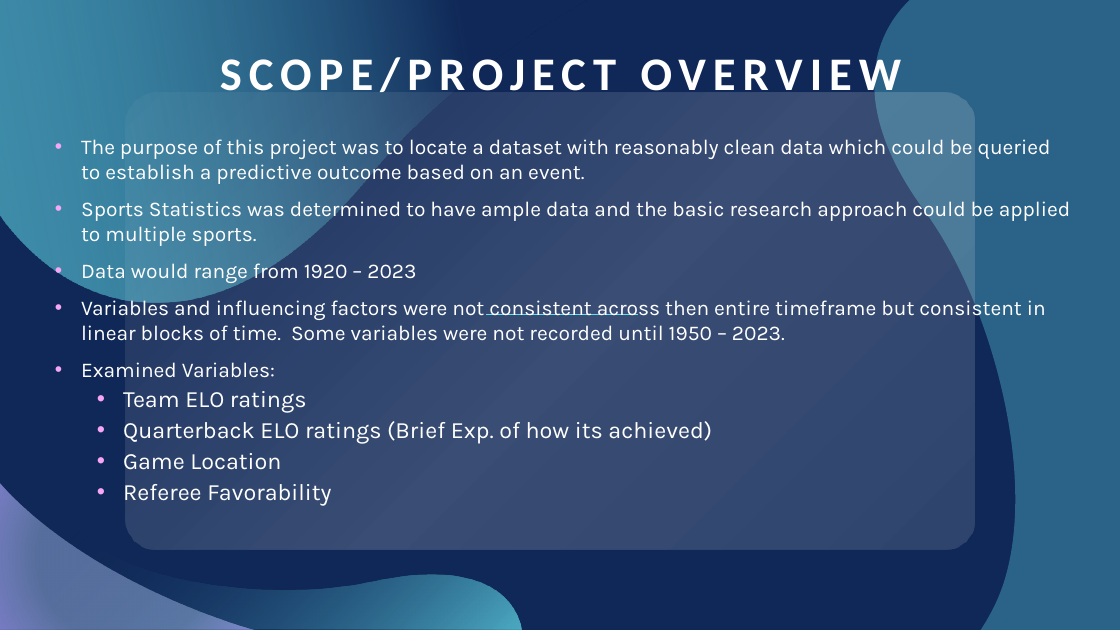
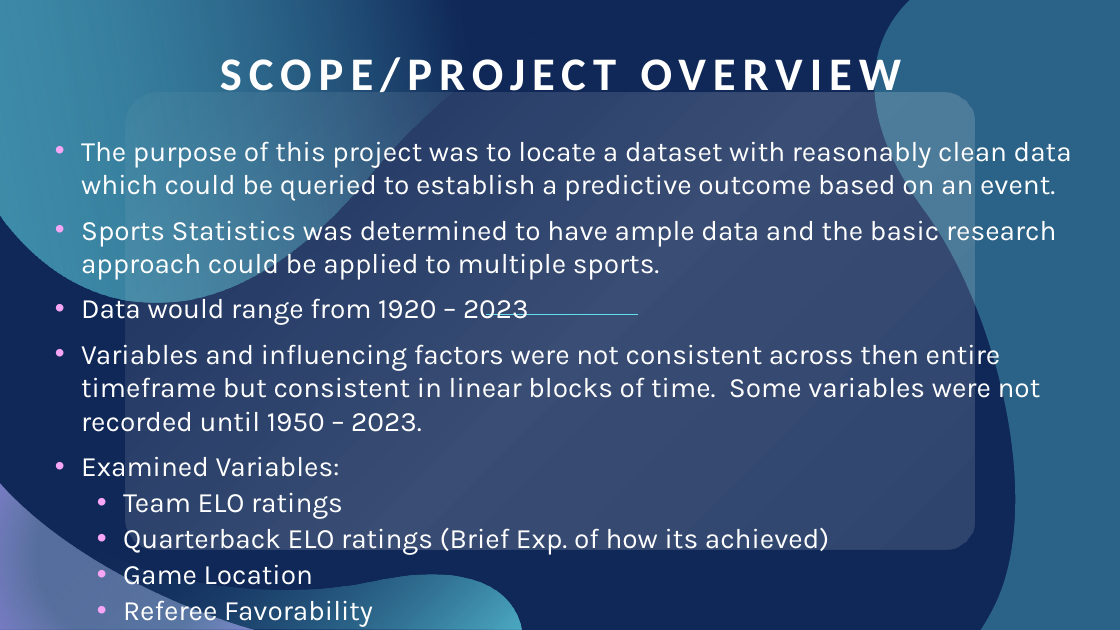
Before and after one commit to itsakcode/healthcare_project, a slide deck: slide 4 of Project_2_Presentation.pptx. Drawn at 1120x630 pixels with LibreOffice and Linux fonts; fonts in the diff are those of the drawing. Boxes give left, top, right and bottom in pixels: in the first picture for what was removed or moved away, otherwise in the second. Text is boxed around its words. In the diff, an @@ line names an element or a change of style, - is before the commit and + after.

```diff
--- a/Project_2_Presentation.pptx
+++ b/Project_2_Presentation.pptx
@@ subtitle "The purpose of this project ..." at box(81, 135, 1072, 627): size 18 to 24 pt in "The purpose of this project was to ...", "Sports Statistics was determined to have ample ...", "Data would range from 1920 – 2023", "Variables and influencing factors were not consistent ..." and 1 more places; size 20 to 24 pt in "Team ELO ratings", "Quarterback ELO ratings (Brief Exp. of how ...", "Game Location", "Referee Favorability" @@
```
Also in this commit, not shown: 6 other slides changed, 17 slides added, 5 slides removed.
